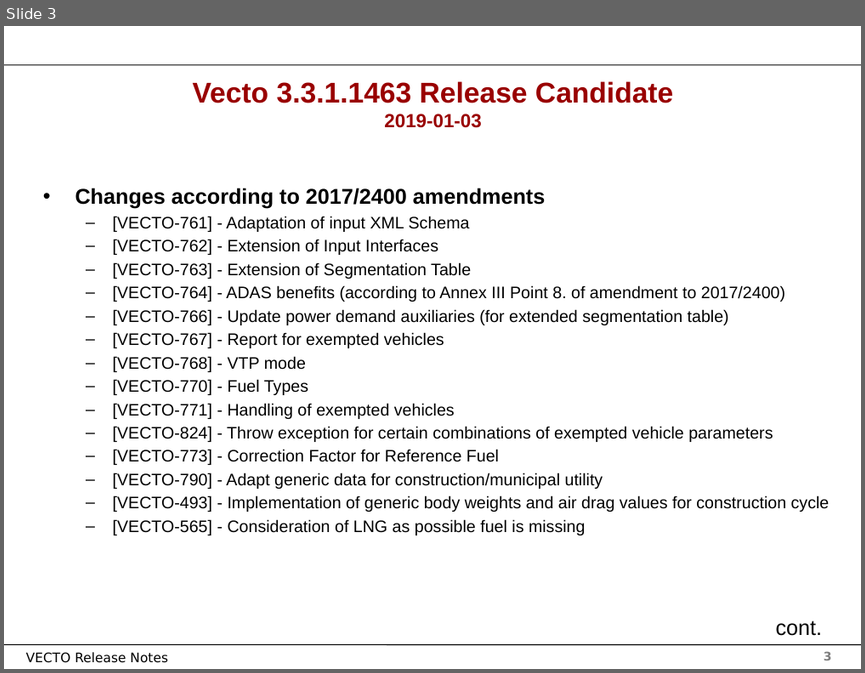
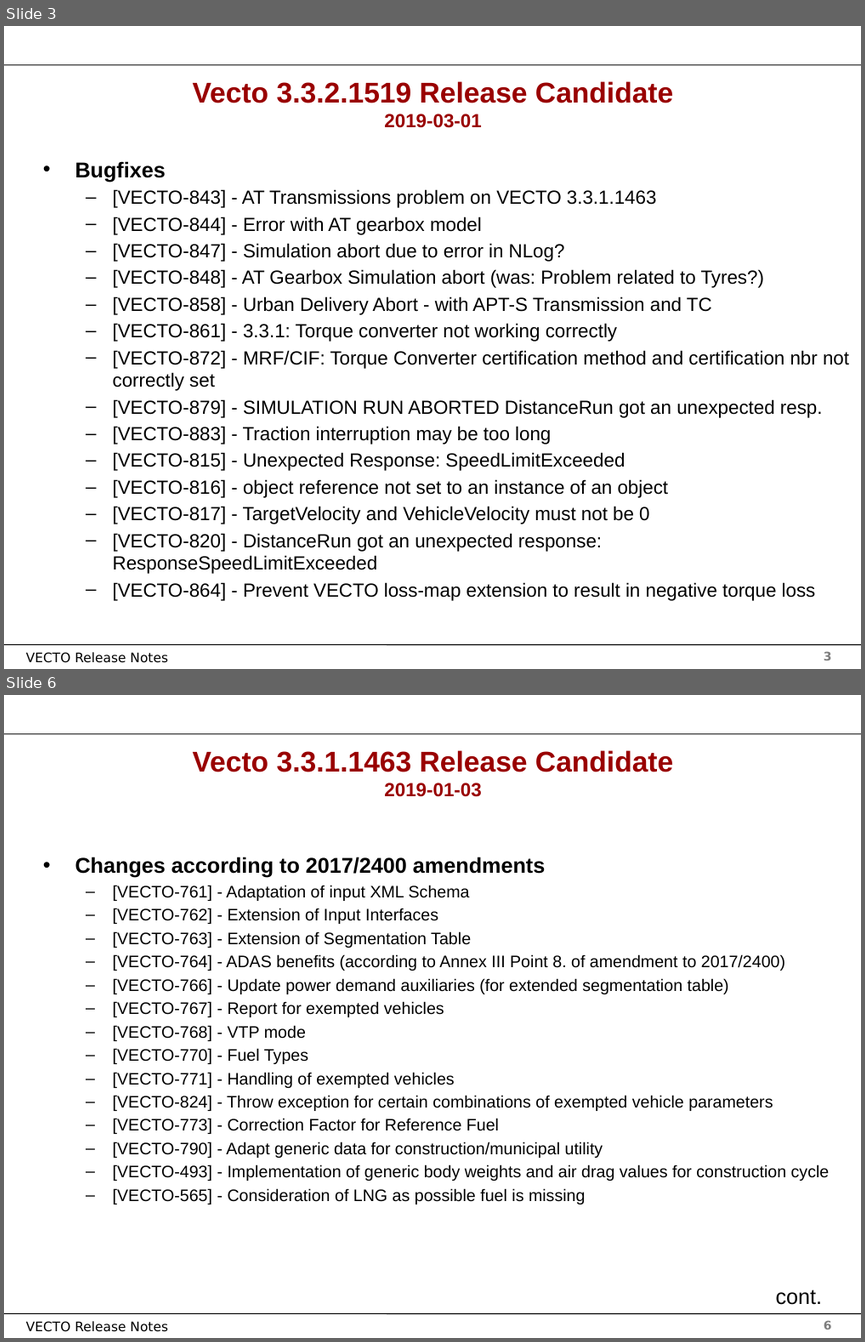
Before and after one commit to tanawadeatharva/BharatVECTO, a slide deck: Documentation/User Manual Source/Release Notes Vecto3.x.pptx. Shown one above the other, each under a label of ours: slide 3 before the commit, slides 3 and 6 after it; the slides between them are not shown. The pictures are 865x673 and 865x1342 pixels, drawn with LibreOffice and Linux fonts; fonts in the diff are those of the drawing; background and template pictures are left out. Boxes give left, top, right and bottom in pixels: in the first picture for what was removed or moved away, otherwise in the second. Text is boxed around its words. In the diff, an @@ line names an element or a change of style, - is before the commit and + after.

```diff
--- a/Documentation/User Manual Source/Release Notes Vecto3.x.pptx
+++ b/Documentation/User Manual Source/Release Notes Vecto3.x.pptx
@@ slide 3 added at [4,26,861,669], background #FFFFFF; not listed: 4 template elements that a slide beside it also shows @@
@@ title added at [193,81,673,128], 24 pt, text #990000, bold @@
+Vecto 3.3.2.1519 Release Candidate
+2019-03-01
@@ text added at [75,161,849,601], 16 pt, text #000000 @@
+• Bugfixes
+  – [VECTO-843] - AT Transmissions problem on VECTO 3.3.1.1463
+  – [VECTO-844] - Error with AT gearbox model
+  – [VECTO-847] - Simulation abort due to error in NLog?
+  – [VECTO-848] - AT Gearbox Simulation abort (was: Problem related to Tyres?)
+  – [VECTO-858] - Urban Delivery Abort - with APT-S Transmission and TC
+  – [VECTO-861] - 3.3.1: Torque converter not working correctly
+  – [VECTO-872] - MRF/CIF: Torque Converter certification method and certification nbr not correctly set
+  – [VECTO-879] - SIMULATION RUN ABORTED DistanceRun got an unexpected resp.
+  – [VECTO-883] - Traction interruption may be too long
+  – [VECTO-815] - Unexpected Response: SpeedLimitExceeded
+  – [VECTO-816] - object reference not set to an instance of an object
+  – [VECTO-817] - TargetVelocity and VehicleVelocity must not be 0
+  – [VECTO-820] - DistanceRun got an unexpected response: ResponseSpeedLimitExceeded
+  – [VECTO-864] - Prevent VECTO loss-map extension to result in negative torque loss
@@ what was slide 3 is now slide 6 @@
@@ page number at [823,1321,832,1329]: text changed @@
-3
+6
```
Also in this commit, not shown: 2 slides changed, 2 other slides added, 11 other files.
